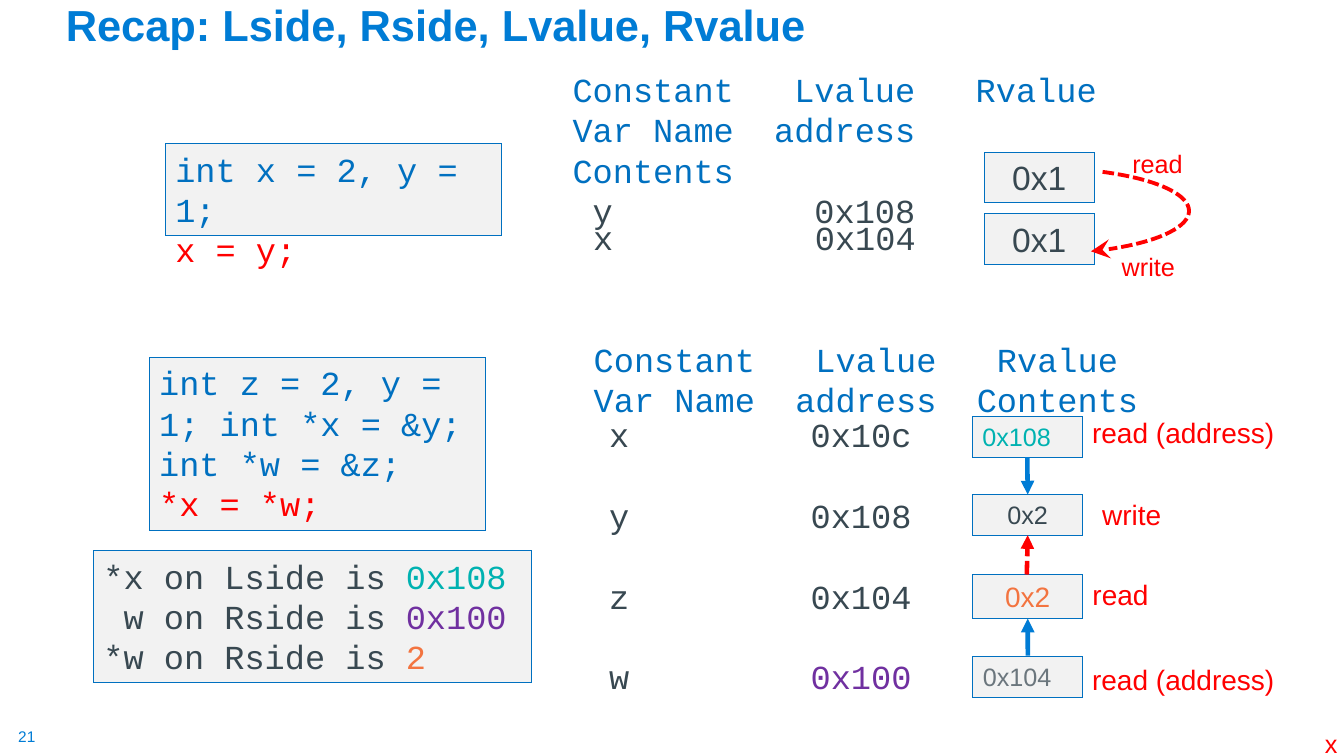
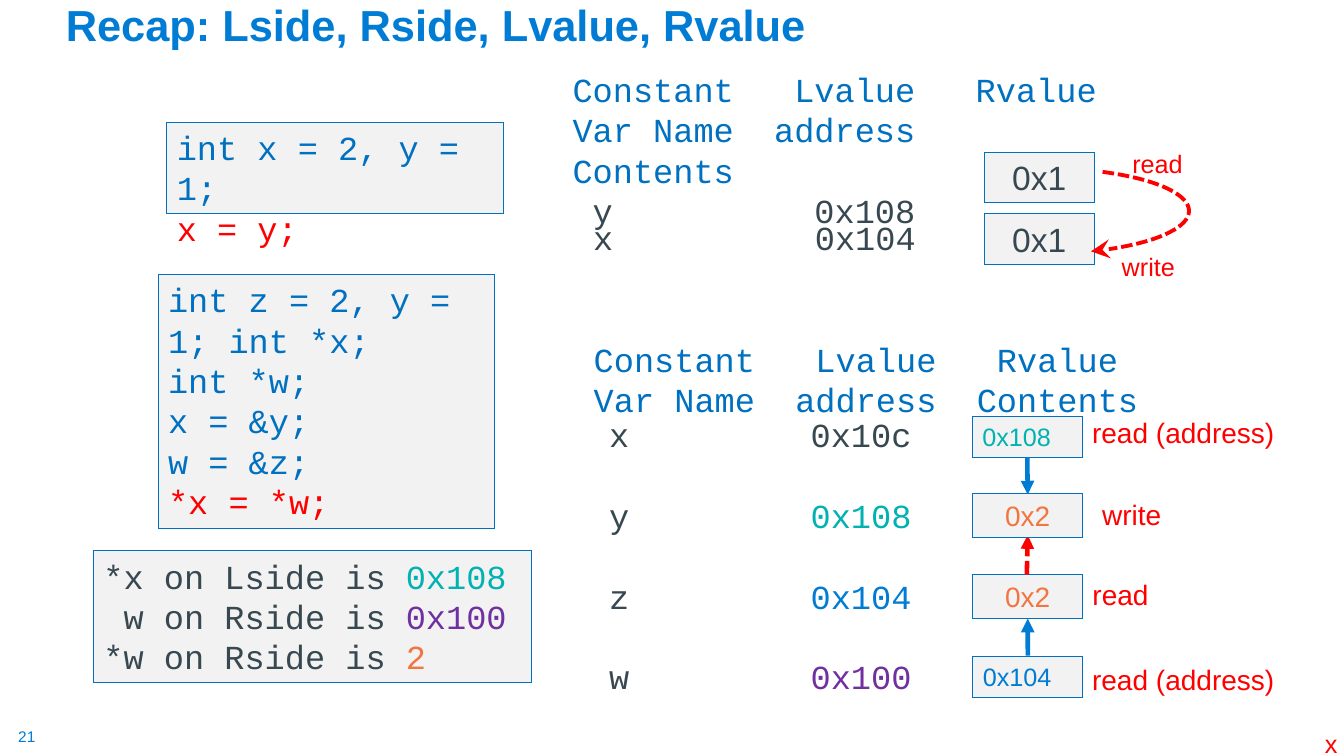
Before and after one commit to cse30-fa22/Muller_CSE30_Lecture_Slides, a slide deck: slide 21 of 03_C_Part2.pptx. Drawn at 1344x756 pixels with LibreOffice and Linux fonts; fonts in the diff are those of the drawing. Boxes give left, top, right and bottom in pixels: in the first picture for what was removed or moved away, otherwise in the second. Text is boxed around its words. In the diff, an @@ line names an element or a change of style, - is before the commit and + after.

```diff
--- a/03_C_Part2.pptx
+++ b/03_C_Part2.pptx
@@ rectangle "int x = 2, y ...": place and size @@
-rectangle "int x = 2, y ..." at bbox=[165, 144, 502, 236]
+rectangle "int x = 2, y ..." at bbox=[167, 122, 504, 214]
@@ rectangle "int z = 2, y ...": place and size @@
-rectangle "int z = 2, y ..." at bbox=[149, 358, 486, 531]
+rectangle "int z = 2, y ..." at bbox=[158, 274, 495, 528]
@@ text in rectangle at bbox=[168, 288, 410, 480]: text changed @@
-int z = 2, y = 1; int *x = &y;
-int *w = &z;
+int z = 2, y = 1; int *x;
+int *w;
+x = &y;
+w = &z;
@@ text at bbox=[609, 505, 912, 610]: text colour #384851 to #00B2B1 in "0x108"; text colour #384851 to #007CD5 in "0x104" @@
@@ rectangle "0x2" at bbox=[973, 494, 1083, 538]: size 18 to 20 pt, text colour #384851 to #F37440 @@
@@ rectangle added at bbox=[973, 495, 1083, 535], fill #F2F2F2, outline #0070C0 0.75 pt, 18 pt, text #384851 @@
+0x1
@@ rectangle "0x104" at bbox=[973, 656, 1083, 697]: text colour #6B767D to #007CD5 @@
```
Also in this commit, not shown: 17 other slides changed, 1 slide added, 12 slides removed, 2 other files.
